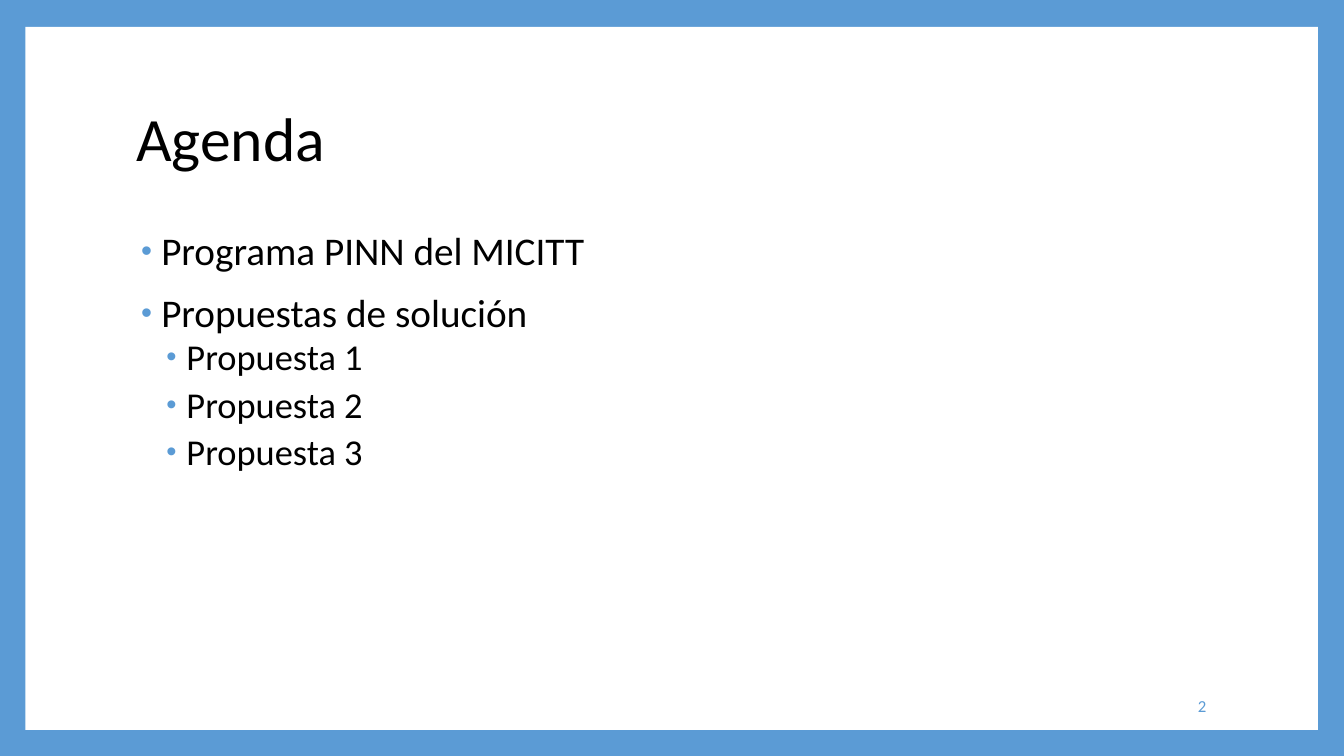
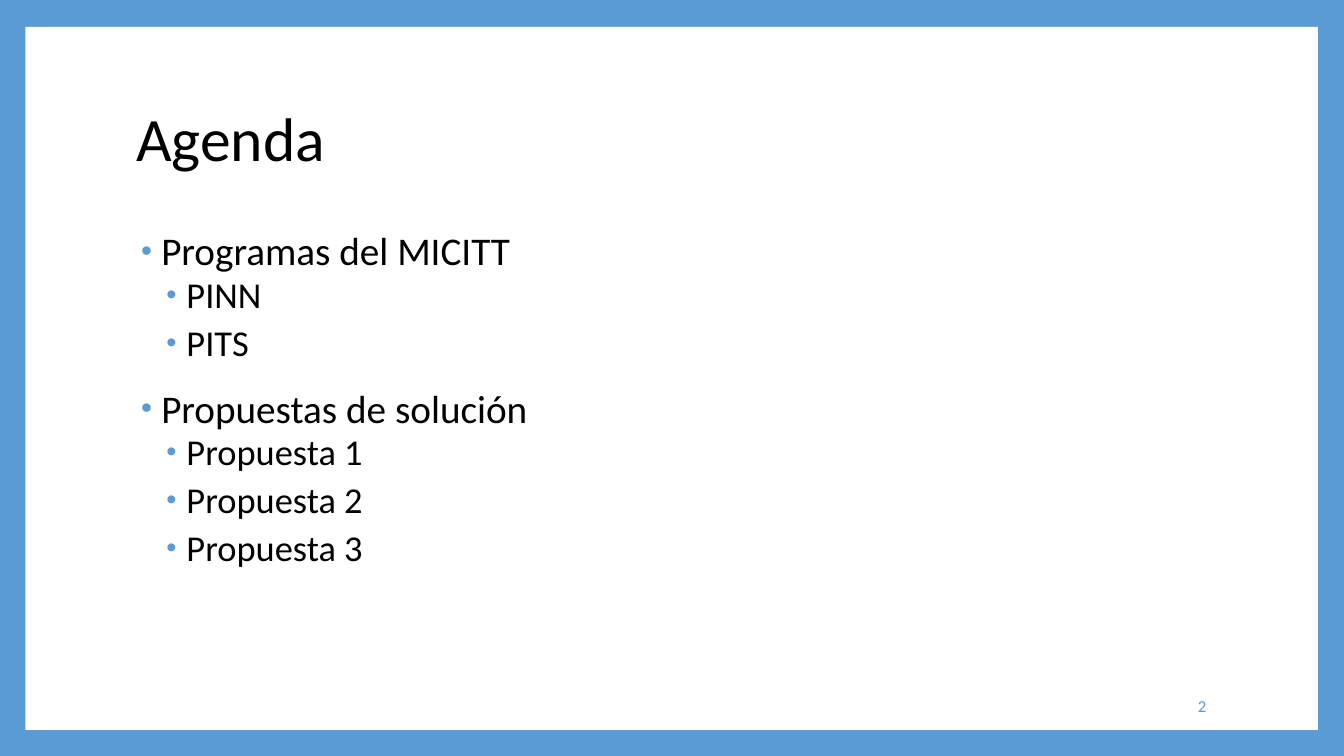
Before and after one commit to steveamena/Graduacion, a slide deck: slide 2 of Documentación/Entregables/Propuestas de solución.pptx. Drawn at 1344x756 pixels with LibreOffice and Linux fonts; fonts in the diff are those of the drawing. Boxes give left, top, right and bottom in pixels: in the first picture for what was removed or moved away, otherwise in the second. Text is boxed around its words. In the diff, an @@ line names an element or a change of style, - is before the commit and + after.

```diff
--- a/Documentación/Entregables/Propuestas de solución.pptx
+++ b/Documentación/Entregables/Propuestas de solución.pptx
@@ text at (161, 237, 510, 357): text changed @@
-• Programa PINN del MICITT
+• Programas del MICITT
+  • PINN
+  • PITS
```
Also in this commit, not shown: 6 other slides changed, 10 slides added, 55 other files.
